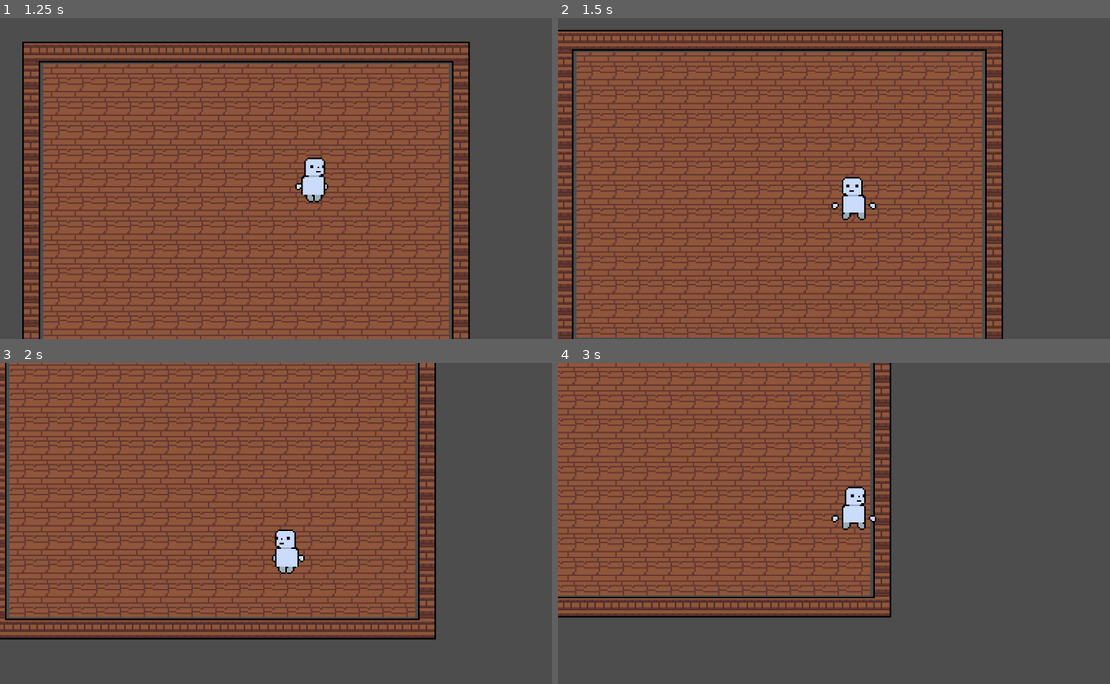
Above: before the commit, frames 1-4 (two rows, left to right).
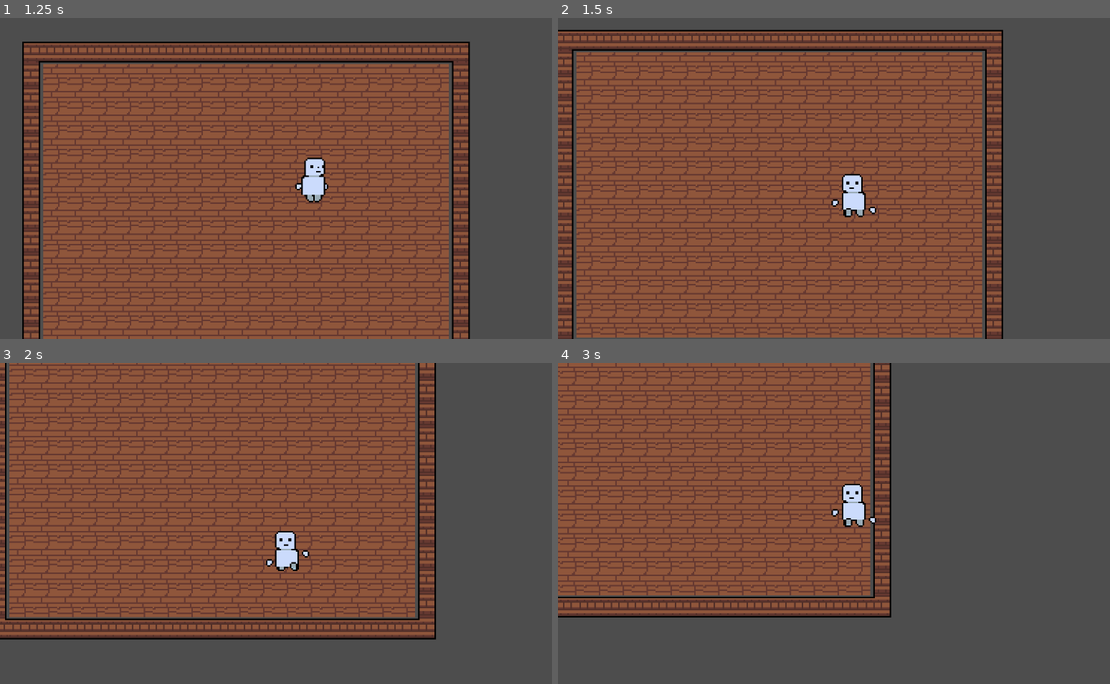
Above: after the commit, the same moments.

Repository: greatcoltini/RoguelikeTest
Game: Godot game, scene res://scenes/main.tscn
Same seed, same stepped clock (60 frames per second), same inputs: the game is played once before the commit and once after it.
Inputs:
- Up to frame 1 (1.25 s): hold D (right) from 0.53 s (still down)
- Up to frame 2 (1.5 s): release D (right) at 1.28 s; hold S (down) from 1.28 s (still down)
- Up to frame 3 (2 s): keep holding S (down)
- Up to frame 4 (3 s): release S (down) at 2.03 s; hold D (right) 2.03-2.78 s; hold W (up) from 2.78 s (still down)

Frame 1 is identical in both runs. In frame 2, 0.3% of the frame differs, in the area x 49-58%, y 48-64%; in frame 3, 0.3%; in frame 4, 0.4%, in the area x 49-58%, y 37-53%.

Commit message:
fixed animation bugs

Diff:
--- a/project.godot
+++ b/project.godot
@@ -12,7 +12,7 @@
 
 config/name="RoguelikeTest"
 run/main_scene="res://scenes/main.tscn"
-config/features=PackedStringArray("4.1", "GL Compatibility")
+config/features=PackedStringArray("4.2", "GL Compatibility")
 config/icon="res://icon.svg"
 
 [input]
--- a/scenes/main.tscn
+++ b/scenes/main.tscn
@@ -14,46 +14,53 @@
 vertices = PackedVector2Array(-8, -6.625, 8, -7, 8, 6.875, -8, 6.625)
 polygons = Array[PackedInt32Array]([PackedInt32Array(0, 1, 2, 3)])
 outlines = Array[PackedVector2Array]([PackedVector2Array(-8, -6.625, 8, -7, 8, 6.875, -8, 6.625)])
+source_geometry_group_name = &"navigation_polygon_source_group"
 
 [sub_resource type="NavigationPolygon" id="NavigationPolygon_f148m"]
 vertices = PackedVector2Array(5.75, -7, 5.625, 8, -6, 8, -5.75, -6.625)
 polygons = Array[PackedInt32Array]([PackedInt32Array(0, 1, 2, 3)])
 outlines = Array[PackedVector2Array]([PackedVector2Array(-5.75, -6.625, -6, 8, 5.625, 8, 5.75, -7)])
+source_geometry_group_name = &"navigation_polygon_source_group"
 
 [sub_resource type="NavigationPolygon" id="NavigationPolygon_3hevu"]
 vertices = PackedVector2Array(5.875, -8, 5.875, 8, -5.75, 8, -5.5, -8)
 polygons = Array[PackedInt32Array]([PackedInt32Array(0, 1, 2, 3)])
 outlines = Array[PackedVector2Array]([PackedVector2Array(-5.5, -8, -5.75, 8, 5.875, 8, 5.875, -8)])
+source_geometry_group_name = &"navigation_polygon_source_group"
 
 [sub_resource type="NavigationPolygon" id="NavigationPolygon_tbisq"]
 vertices = PackedVector2Array(5.5, -8, 5.625, 6.75, -5.75, 6.5, -5.75, -8)
 polygons = Array[PackedInt32Array]([PackedInt32Array(0, 1, 2, 3)])
 outlines = Array[PackedVector2Array]([PackedVector2Array(-5.75, -8, -5.75, 6.5, 5.625, 6.75, 5.5, -8)])
+source_geometry_group_name = &"navigation_polygon_source_group"
 
 [sub_resource type="NavigationPolygon" id="NavigationPolygon_4vioc"]
 vertices = PackedVector2Array(5.625, -6.75, 5.75, 8, -5.875, 8, -6.125, 6.625, -8, -6.75, -8, 6.5)
 polygons = Array[PackedInt32Array]([PackedInt32Array(0, 1, 2, 3, 4), PackedInt32Array(5, 4, 3)])
 outlines = Array[PackedVector2Array]([PackedVector2Array(-8, -6.75, 5.625, -6.75, 5.75, 8, -5.875, 8, -6.125, 6.625, -8, 6.5)])
+source_geometry_group_name = &"navigation_polygon_source_group"
 
 [sub_resource type="NavigationPolygon" id="NavigationPolygon_e4o8f"]
 vertices = PackedVector2Array(-5.875, 8, -5.875, -6.75, 8, -6.75, 5.5, 6.75, 8, 6.625, 5.375, 8)
 polygons = Array[PackedInt32Array]([PackedInt32Array(0, 1, 2, 3), PackedInt32Array(2, 4, 3), PackedInt32Array(0, 3, 5)])
 outlines = Array[PackedVector2Array]([PackedVector2Array(-5.875, -6.75, 8, -6.75, 8, 6.625, 5.5, 6.75, 5.375, 8, -5.875, 8)])
+source_geometry_group_name = &"navigation_polygon_source_group"
 
 [sub_resource type="NavigationPolygon" id="NavigationPolygon_6ki2y"]
 vertices = PackedVector2Array(5.625, -8, 8, -7, 8, 6.75, -5.625, 6.75, -5.75, -8)
 polygons = Array[PackedInt32Array]([PackedInt32Array(0, 1, 2, 3, 4)])
 outlines = Array[PackedVector2Array]([PackedVector2Array(-5.75, -8, -5.625, 6.75, 8, 6.75, 8, -7, 5.625, -8)])
+source_geometry_group_name = &"navigation_polygon_source_group"
 
 [sub_resource type="NavigationPolygon" id="NavigationPolygon_djsll"]
 vertices = PackedVector2Array(-5.5, -6.875, -5.25, -8, 5.875, -8, 5.75, 6.75, -8, 6.625, -8, -6.625)
 polygons = Array[PackedInt32Array]([PackedInt32Array(0, 1, 2, 3, 4), PackedInt32Array(0, 4, 5)])
 outlines = Array[PackedVector2Array]([PackedVector2Array(5.875, -8, 5.75, 6.75, -8, 6.625, -8, -6.625, -5.5, -6.875, -5.25, -8)])
+source_geometry_group_name = &"navigation_polygon_source_group"
 
 [sub_resource type="TileSetAtlasSource" id="TileSetAtlasSource_34v3t"]
 texture = ExtResource("2_m5aj6")
 0:0/0 = 0
-0:0/0/terrain = 0
 0:0/0/physics_layer_0/linear_velocity = Vector2(0, 0)
 0:0/0/physics_layer_0/angular_velocity = 0.0
 4:0/0 = 0
@@ -67,11 +74,9 @@
 6:0/0/physics_layer_0/linear_velocity = Vector2(0, 0)
 6:0/0/physics_layer_0/angular_velocity = 0.0
 0:1/0 = 0
-0:1/0/terrain = 0
 0:1/0/physics_layer_0/linear_velocity = Vector2(0, 0)
 0:1/0/physics_layer_0/angular_velocity = 0.0
 1:1/0 = 0
-1:1/0/terrain = 0
 1:1/0/physics_layer_0/linear_velocity = Vector2(0, 0)
 1:1/0/physics_layer_0/angular_velocity = 0.0
 4:1/0 = 0
@@ -94,17 +99,14 @@
 8:1/0/physics_layer_0/linear_velocity = Vector2(0, 0)
 8:1/0/physics_layer_0/angular_velocity = 0.0
 0:2/0 = 0
-0:2/0/terrain = 0
 0:2/0/physics_layer_0/linear_velocity = Vector2(0, 0)
 0:2/0/physics_layer_0/angular_velocity = 0.0
 1:2/0 = 0
-1:2/0/terrain = 0
 1:2/0/physics_layer_0/linear_velocity = Vector2(0, 0)
 1:2/0/physics_layer_0/angular_velocity = 0.0
 1:2/0/physics_layer_0/polygon_0/points = PackedVector2Array(-8, -6.875, 8, -7, 8, 6.5, -8, 6.625)
 1:2/0/navigation_layer_0/polygon = SubResource("NavigationPolygon_xhs26")
 2:2/0 = 0
-2:2/0/terrain = 0
 2:2/0/physics_layer_0/linear_velocity = Vector2(0, 0)
 2:2/0/physics_layer_0/angular_velocity = 0.0
 4:2/0 = 0
@@ -124,7 +126,6 @@
 9:2/0/physics_layer_0/linear_velocity = Vector2(0, 0)
 9:2/0/physics_layer_0/angular_velocity = 0.0
 1:3/0 = 0
-1:3/0/terrain = 0
 1:3/0/physics_layer_0/linear_velocity = Vector2(0, 0)
 1:3/0/physics_layer_0/angular_velocity = 0.0
 5:3/0 = 0
@@ -136,15 +137,12 @@
 6:3/0/physics_layer_0/polygon_0/points = PackedVector2Array(-5.75, -8, 5.875, -8, 5.75, 6.5, -8, 6.875, -8, -6.875)
 6:3/0/navigation_layer_0/polygon = SubResource("NavigationPolygon_djsll")
 0:4/0 = 0
-0:4/0/terrain = 0
 0:4/0/physics_layer_0/linear_velocity = Vector2(0, 0)
 0:4/0/physics_layer_0/angular_velocity = 0.0
 1:4/0 = 0
-1:4/0/terrain = 0
 1:4/0/physics_layer_0/linear_velocity = Vector2(0, 0)
 1:4/0/physics_layer_0/angular_velocity = 0.0
 2:4/0 = 0
-2:4/0/terrain = 0
 2:4/0/physics_layer_0/linear_velocity = Vector2(0, 0)
 2:4/0/physics_layer_0/angular_velocity = 0.0
 3:4/0 = 0
@@ -173,7 +171,6 @@
 9:4/0/physics_layer_0/linear_velocity = Vector2(0, 0)
 9:4/0/physics_layer_0/angular_velocity = 0.0
 1:5/0 = 0
-1:5/0/terrain = 0
 1:5/0/physics_layer_0/linear_velocity = Vector2(0, 0)
 1:5/0/physics_layer_0/angular_velocity = 0.0
 4:5/0 = 0
--- a/scenes/player.tscn
+++ b/scenes/player.tscn
@@ -1,49 +1,25 @@
-[gd_scene load_steps=18 format=3 uid="uid://djs0af7g3dxbf"]
+[gd_scene load_steps=19 format=3 uid="uid://djs0af7g3dxbf"]
 
 [ext_resource type="Script" path="res://scenes/player.gd" id="1_px1st"]
 [ext_resource type="Texture2D" uid="uid://d1kwi8b2utwi1" path="res://assets/mainchar/main-char.png" id="1_snmvg"]
 
-[sub_resource type="AnimationNodeAnimation" id="AnimationNodeAnimation_ugsmr"]
-animation = &"idle"
-
-[sub_resource type="AnimationNodeAnimation" id="AnimationNodeAnimation_cfwyf"]
-animation = &"walk_left"
-
-[sub_resource type="AnimationNodeAnimation" id="AnimationNodeAnimation_ym4gc"]
-animation = &"walk_right"
-
-[sub_resource type="AnimationNodeAnimation" id="AnimationNodeAnimation_kymp2"]
-animation = &"walk_left"
-
-[sub_resource type="AnimationNodeAnimation" id="AnimationNodeAnimation_302lr"]
-animation = &"walk_right"
-
-[sub_resource type="AnimationNodeBlendSpace2D" id="AnimationNodeBlendSpace2D_gqwg5"]
-blend_point_0/node = SubResource("AnimationNodeAnimation_cfwyf")
-blend_point_0/pos = Vector2(-1, 0)
-blend_point_1/node = SubResource("AnimationNodeAnimation_ym4gc")
-blend_point_1/pos = Vector2(1, 0)
-blend_point_2/node = SubResource("AnimationNodeAnimation_kymp2")
-blend_point_2/pos = Vector2(0, 1)
-blend_point_3/node = SubResource("AnimationNodeAnimation_302lr")
-blend_point_3/pos = Vector2(0, -1)
-
-[sub_resource type="AnimationNodeStateMachineTransition" id="AnimationNodeStateMachineTransition_8s71t"]
-advance_mode = 2
-
-[sub_resource type="AnimationNodeStateMachineTransition" id="AnimationNodeStateMachineTransition_s21p8"]
-reset = false
-
-[sub_resource type="AnimationNodeStateMachineTransition" id="AnimationNodeStateMachineTransition_ngasa"]
-reset = false
-
-[sub_resource type="AnimationNodeStateMachine" id="AnimationNodeStateMachine_w1ppe"]
-states/Idle/node = SubResource("AnimationNodeAnimation_ugsmr")
-states/Idle/position = Vector2(330, 100)
-states/Walk/node = SubResource("AnimationNodeBlendSpace2D_gqwg5")
-states/Walk/position = Vector2(515, 100)
-transitions = ["Start", "Idle", SubResource("AnimationNodeStateMachineTransition_8s71t"), "Idle", "Walk", SubResource("AnimationNodeStateMachineTransition_s21p8"), "Walk", "Idle", SubResource("AnimationNodeStateMachineTransition_ngasa")]
-graph_offset = Vector2(-47, 6)
+[sub_resource type="Animation" id="Animation_o07g4"]
+resource_name = "idle"
+length = 0.9
+loop_mode = 1
+step = 0.05
+tracks/0/type = "value"
+tracks/0/imported = false
+tracks/0/enabled = true
+tracks/0/path = NodePath("Sprite2D:frame")
+tracks/0/interp = 1
+tracks/0/loop_wrap = true
+tracks/0/keys = {
+"times": PackedFloat32Array(0, 0.3, 0.6),
+"transitions": PackedFloat32Array(1, 1, 1),
+"update": 1,
+"values": [0, 1, 2]
+}
 
 [sub_resource type="Animation" id="Animation_46grr"]
 resource_name = "walk_left"
@@ -103,9 +79,8 @@
 "values": [true]
 }
 
-[sub_resource type="Animation" id="Animation_o07g4"]
-resource_name = "idle"
-length = 0.9
+[sub_resource type="Animation" id="Animation_k8h2x"]
+resource_name = "walk_down"
 loop_mode = 1
 step = 0.05
 tracks/0/type = "value"
@@ -115,18 +90,60 @@
 tracks/0/interp = 1
 tracks/0/loop_wrap = true
 tracks/0/keys = {
-"times": PackedFloat32Array(0, 0.3, 0.6),
-"transitions": PackedFloat32Array(1, 1, 1),
+"times": PackedFloat32Array(0, 0.25, 0.5, 0.75),
+"transitions": PackedFloat32Array(1, 1, 1, 1),
 "update": 1,
-"values": [0, 1, 2]
+"values": [16, 17, 18, 19]
 }
 
 [sub_resource type="AnimationLibrary" id="AnimationLibrary_esjgf"]
 _data = {
 "idle": SubResource("Animation_o07g4"),
+"walk_down": SubResource("Animation_k8h2x"),
 "walk_left": SubResource("Animation_46grr"),
 "walk_right": SubResource("Animation_ii477")
 }
+
+[sub_resource type="AnimationNodeAnimation" id="AnimationNodeAnimation_ugsmr"]
+animation = &"idle"
+
+[sub_resource type="AnimationNodeAnimation" id="AnimationNodeAnimation_cfwyf"]
+animation = &"walk_left"
+
+[sub_resource type="AnimationNodeAnimation" id="AnimationNodeAnimation_ym4gc"]
+animation = &"walk_right"
+
+[sub_resource type="AnimationNodeAnimation" id="AnimationNodeAnimation_kymp2"]
+animation = &"walk_down"
+
+[sub_resource type="AnimationNodeAnimation" id="AnimationNodeAnimation_302lr"]
+animation = &"walk_down"
+
+[sub_resource type="AnimationNodeBlendSpace2D" id="AnimationNodeBlendSpace2D_gqwg5"]
+blend_point_0/node = SubResource("AnimationNodeAnimation_cfwyf")
+blend_point_0/pos = Vector2(-1, 0)
+blend_point_1/node = SubResource("AnimationNodeAnimation_ym4gc")
+blend_point_1/pos = Vector2(1, 0)
+blend_point_2/node = SubResource("AnimationNodeAnimation_kymp2")
+blend_point_2/pos = Vector2(0, 1)
+blend_point_3/node = SubResource("AnimationNodeAnimation_302lr")
+blend_point_3/pos = Vector2(0, -1)
+blend_mode = 1
+
+[sub_resource type="AnimationNodeStateMachineTransition" id="AnimationNodeStateMachineTransition_8s71t"]
+advance_mode = 2
+
+[sub_resource type="AnimationNodeStateMachineTransition" id="AnimationNodeStateMachineTransition_s21p8"]
+
+[sub_resource type="AnimationNodeStateMachineTransition" id="AnimationNodeStateMachineTransition_ngasa"]
+
+[sub_resource type="AnimationNodeStateMachine" id="AnimationNodeStateMachine_w1ppe"]
+states/Idle/node = SubResource("AnimationNodeAnimation_ugsmr")
+states/Idle/position = Vector2(330, 100)
+states/Walk/node = SubResource("AnimationNodeBlendSpace2D_gqwg5")
+states/Walk/position = Vector2(515, 100)
+transitions = ["Start", "Idle", SubResource("AnimationNodeStateMachineTransition_8s71t"), "Idle", "Walk", SubResource("AnimationNodeStateMachineTransition_s21p8"), "Walk", "Idle", SubResource("AnimationNodeStateMachineTransition_ngasa")]
+graph_offset = Vector2(-47, 6)
 
 [sub_resource type="CapsuleShape2D" id="CapsuleShape2D_d8qp6"]
 
@@ -137,17 +154,20 @@
 
 [node name="Sprite2D" type="Sprite2D" parent="."]
 texture = ExtResource("1_snmvg")
+flip_h = true
 hframes = 4
 vframes = 5
+frame = 2
 
 [node name="AnimationTree" type="AnimationTree" parent="."]
+libraries = {
+"": SubResource("AnimationLibrary_esjgf")
+}
 tree_root = SubResource("AnimationNodeStateMachine_w1ppe")
 anim_player = NodePath("../AnimationPlayer")
-active = true
-parameters/Walk/blend_position = Vector2(0, 0)
+parameters/Walk/blend_position = Vector2(0.00160003, -0.989691)
 
 [node name="AnimationPlayer" type="AnimationPlayer" parent="."]
-autoplay = "idle"
 libraries = {
 "": SubResource("AnimationLibrary_esjgf")
 }
Not shown, changed: README.md
